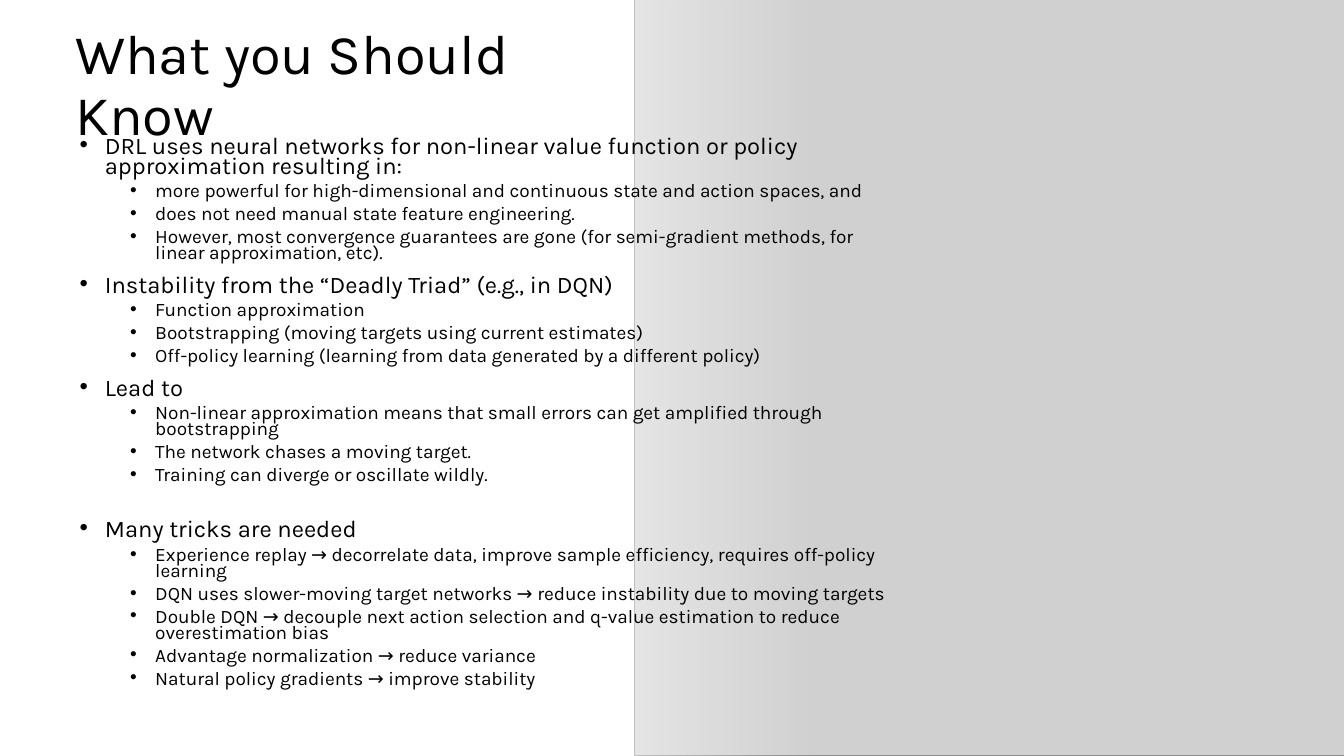
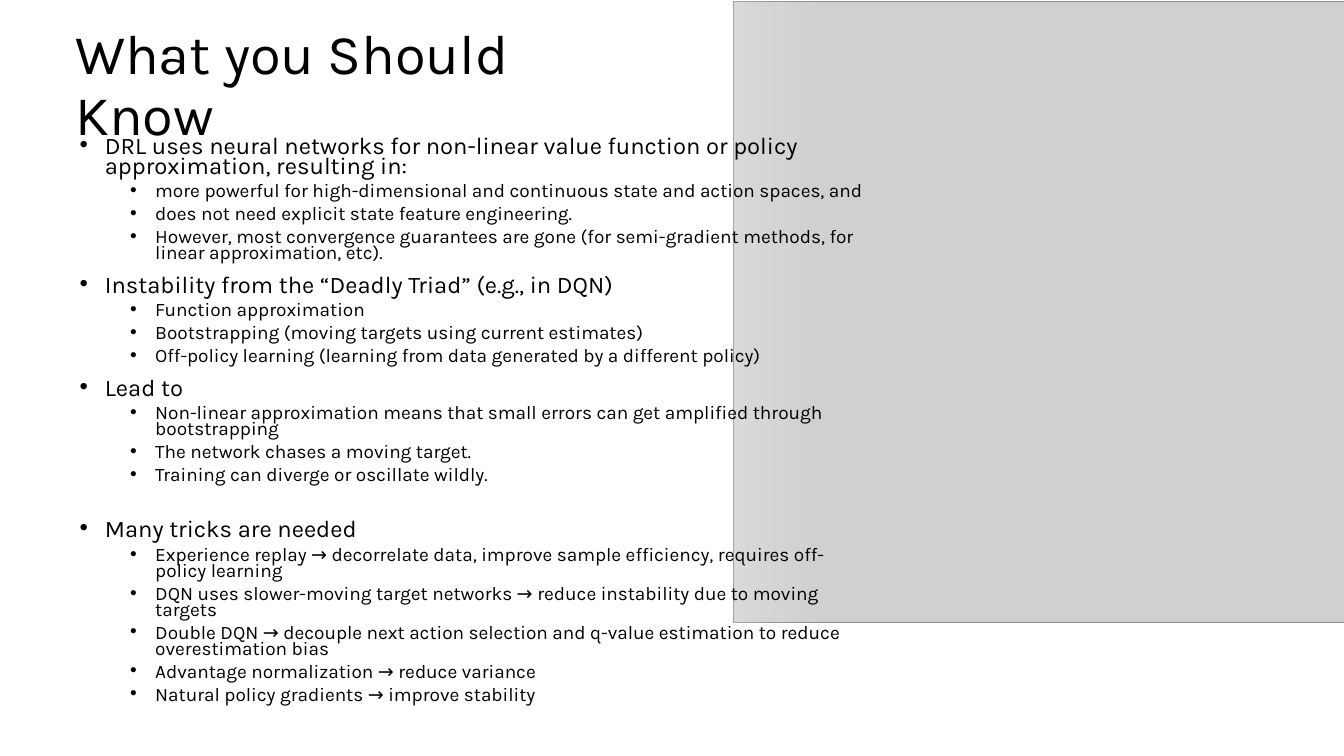
Before and after one commit to mhahsler/Introduction_to_Reinforcement_Learning, a slide deck: slide 36 of slides/Lecture_DRL.pptx (slide 31 before the commit). Drawn at 1344x756 pixels with LibreOffice and Linux fonts; fonts in the diff are those of the drawing; grey boxes stand for pictures. Boxes give left, top, right and bottom in pixels: in the first picture for what was removed or moved away, otherwise in the second. Text is boxed around its words. In the diff, an @@ line names an element or a change of style, - is before the commit and + after.

```diff
--- a/slides/Lecture_DRL.pptx
+++ b/slides/Lecture_DRL.pptx
@@ picture resized from (x1=634, y1=0, x2=1344, y2=756) to (x1=734, y1=2, x2=1344, y2=623) @@
@@ text at (x1=105, y1=133, x2=797, y2=180): text changed @@
-• DRL uses neural networks for non-linear value function or policy approximation resulting in:
+• DRL uses neural networks for non-linear value function or policy approximation, resulting in:
@@ text at (x1=155, y1=207, x2=572, y2=225): text changed @@
-  • does not need manual state feature engineering.
+  • does not need explicit state feature engineering.
```
Also in this commit, not shown: 11 other slides changed, 6 slides added, 1 slide removed, 21 other files.
